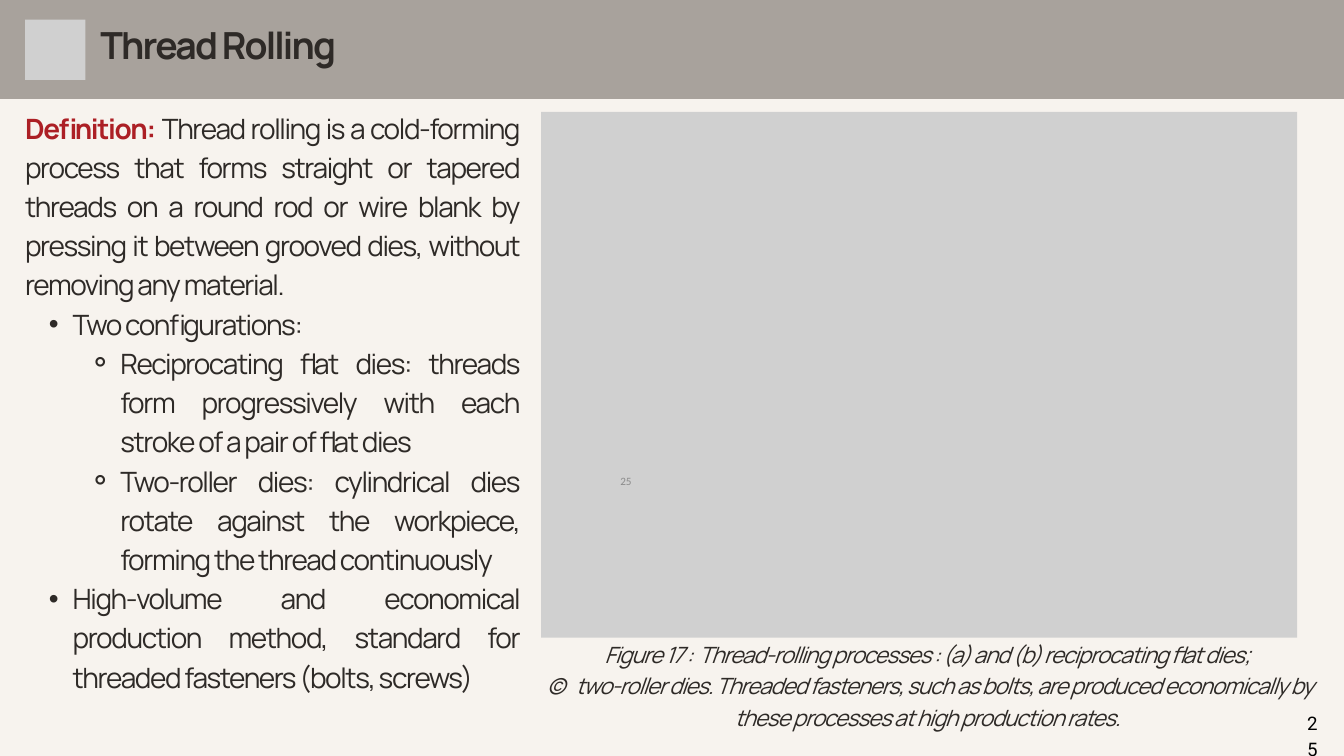
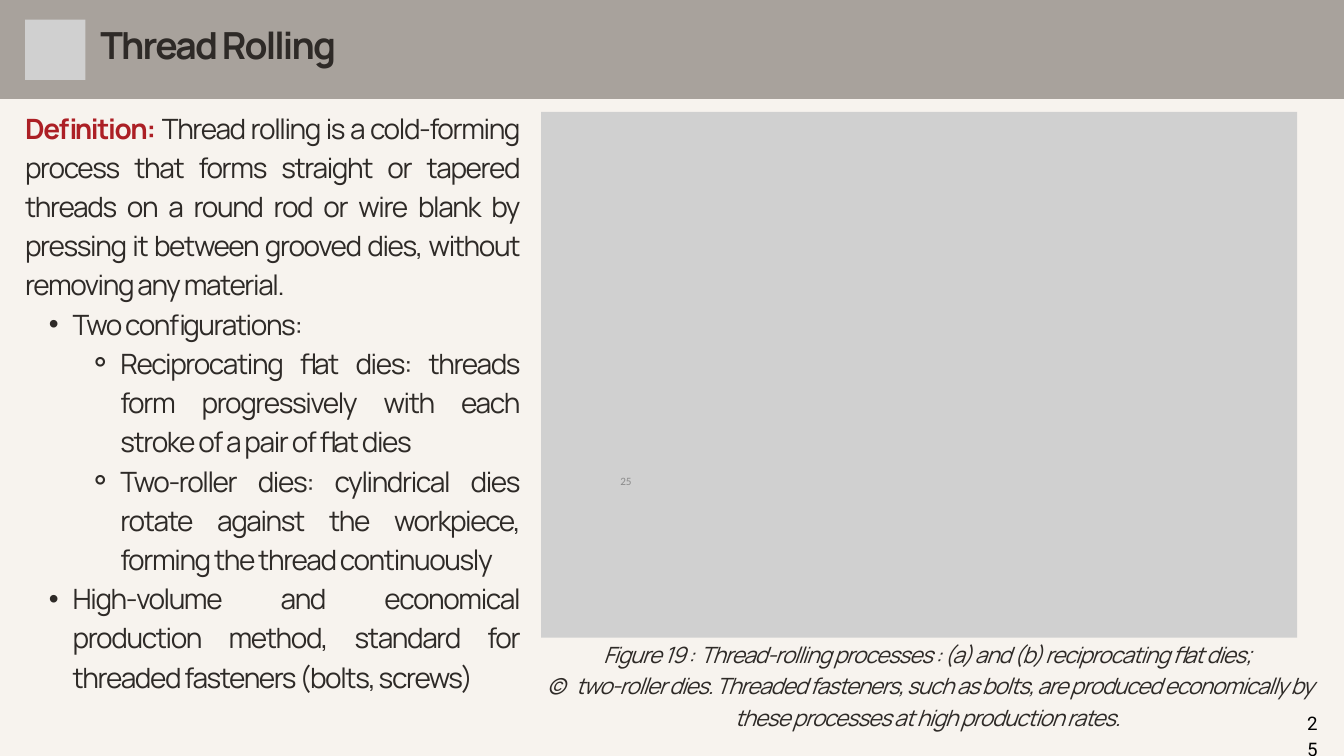
Before and after one commit to mhf08/fardin-portfolio, a slide deck: slide 25 of teaching/files/ipe331/IPE 331 Rolling.pptx. Drawn at 1344x756 pixels with LibreOffice and Linux fonts; fonts in the diff are those of the drawing; grey boxes stand for pictures. Boxes give left, top, right and bottom in pixels: in the first picture for what was removed or moved away, otherwise in the second. Text is boxed around its words. In the diff, an @@ line names an element or a change of style, - is before the commit and + after.

```diff
--- a/teaching/files/ipe331/IPE 331 Rolling.pptx
+++ b/teaching/files/ipe331/IPE 331 Rolling.pptx
@@ text at <box>603,644,1252,669</box>: text changed @@
-Figure 17 : Thread-rolling processes : (a) and (b) reciprocating flat dies;
+Figure 19 : Thread-rolling processes : (a) and (b) reciprocating flat dies;
```
Also in this commit, not shown: 3 other slides changed.
